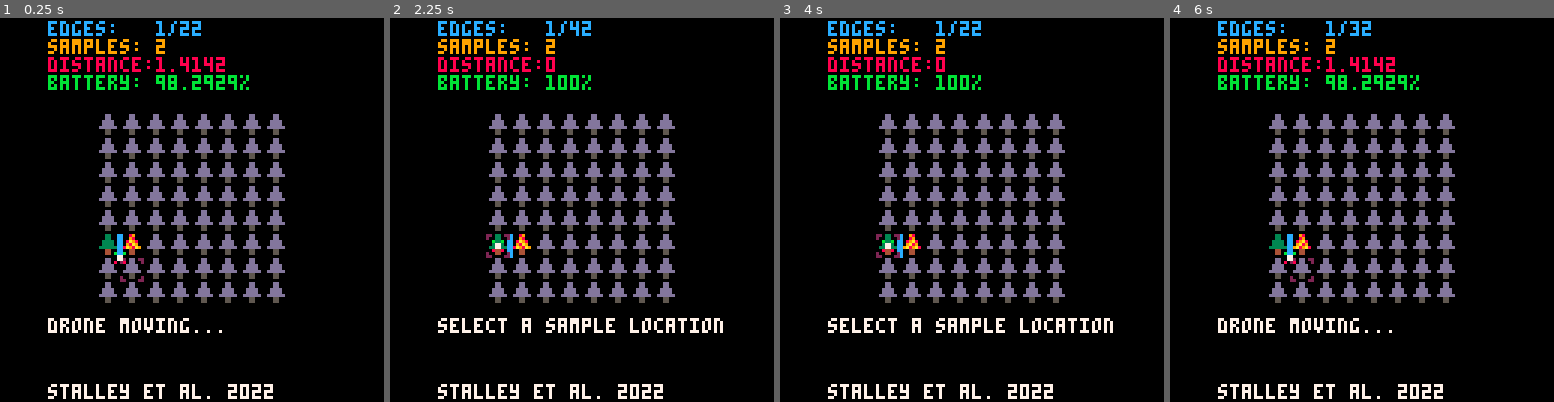
Above: before the commit, frames 1-4 (left to right).
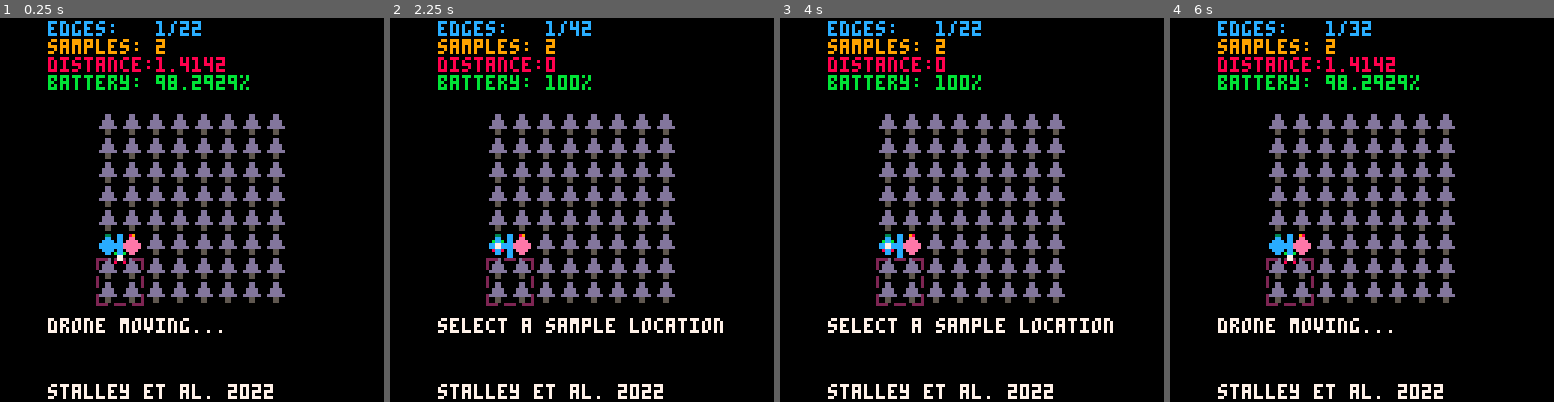
Above: after the commit, the same moments.

Repository: sstalley/p8cup
Game: PICO-8 cartridge nft.p8
Two runs of this game, one before a commit and one after it. Both use one fixed random seed, a clock stepped at 60 frames per second and the inputs below.
Inputs:
- Up to frame 1 (0.25 s): no input
- Up to frame 2 (2.25 s): tap O (Z key) at 0.33, 0.7, 1.43, 2.22 s; tap X (X key) at 1.07, 2.07 s; hold Left from 1.97 s (still down)
- Up to frame 3 (4 s): release Left at 2.37 s; tap X (X key) every 0.33 s from 2.4 to 3.73 s; hold Down 2.42-2.82 s; hold Right 2.87-3.53 s; tap O (Z key) at 3.1, 3.98 s; hold Up from 3.58 s (still down)
- Up to frame 4 (6 s): tap X (X key) every 0.33 s from 4.07 to 5.73 s; release Up at 4.08 s; hold Right 4.13-4.53 s; hold Down 4.58-5.08 s; tap O (Z key) at 4.87, 5.75 s; hold Left 5.13-5.8 s; hold Up from 5.85 s (still down)

The runs differ from the first frame. In frame 1, 0.5% of the frame differs, in the area x 25-38%, y 57-75%; in frame 2, 0.6%, in the area x 25-38%, y 56-75%; in frame 3, 0.6%; in frame 4, 0.5%.

Commit message:
added drawcell call to display stuff when running in cup mode

Diff:
--- a/nft.p8
+++ b/nft.p8
@@ -310,6 +310,19 @@
  spr(4, offsetx+cx*8, offsety+cy*8)
 end
 
+function drawcell()
+ -- cell
+ spr(17, offsetx+ cellx   *8, offsety+ celly   *8)
+ spr(17, offsetx+(cellx+1)*8, offsety+ celly   *8, 1, 1, true)
+ spr(17, offsetx+(cellx+1)*8, offsety+(celly+1)*8, 1, 1, true,  true)
+ spr(17, offsetx+ cellx   *8, offsety+(celly+1)*8, 1, 1, false, true)
+
+ -- a & b
+ spr(18, offsetx+ax*8, offsety+ay*8)
+ spr(19, offsetx+bx*8, offsety+by*8)
+
+end
+
 function drawdrone()
  ts = (time() / flashitvl) % 2
 
@@ -370,7 +383,12 @@
  cls()
  drawedges()
  drawmap()
- drawcurse()
+ if playing then
+  drawcurse()
+ else
+  drawcell()
+ end
+
  drawdrone()
  print('edges:   '..fedges..'/'..tedges,16, 1, 12)
  print('samples: '..samples, 16, 1+6, 9)
@@ -393,14 +411,14 @@
 0080080000044000000440000005500000000000000cc00000000000000000000000000000000000000000000000000000000000000000000000000000000000
 0000000000044000000440000005500020000002000cc00000000000000000000000000000000000000000000000000000000000000000000000000000000000
 0000000000000000000000000000000022000022000cc00000000000000000000000000000000000000000000000000000000000000000000000000000000000
-00000000000000000000000000000000000000000000000000000000000000000000000000000000000000000000000000000000000000000000000000000000
-0aa00aa0000000000000000000000000000000000000000000000000000000000000000000000000000000000000000000000000000000000000000000000000
-0aa00aa0000000000000000000000000000000000000000000000000000000000000000000000000000000000000000000000000000000000000000000000000
-00077000000000000000000000000000000000000000000000000000000000000000000000000000000000000000000000000000000000000000000000000000
-00077000000000000000000000000000000000000000000000000000000000000000000000000000000000000000000000000000000000000000000000000000
-00800800000000000000000000000000000000000000000000000000000000000000000000000000000000000000000000000000000000000000000000000000
-00000000000000000000000000000000000000000000000000000000000000000000000000000000000000000000000000000000000000000000000000000000
-00000000000000000000000000000000000000000000000000000000000000000000000000000000000000000000000000000000000000000000000000000000
+00000000222200220000000000000000000000000000000000000000000000000000000000000000000000000000000000000000000000000000000000000000
+0aa00aa020000000000cc000000ee000000000000000000000000000000000000000000000000000000000000000000000000000000000000000000000000000
+0aa00aa02000000000cccc0000eeee00000000000000000000000000000000000000000000000000000000000000000000000000000000000000000000000000
+00077000200000000cccccc00eeeeee0000000000000000000000000000000000000000000000000000000000000000000000000000000000000000000000000
+00077000000000000cccccc00eeeeee0000000000000000000000000000000000000000000000000000000000000000000000000000000000000000000000000
+008008000000000000cccc0000eeee00000000000000000000000000000000000000000000000000000000000000000000000000000000000000000000000000
+0000000020000000000cc000000ee000000000000000000000000000000000000000000000000000000000000000000000000000000000000000000000000000
+00000000200000000000000000000000000000000000000000000000000000000000000000000000000000000000000000000000000000000000000000000000
 00000000000000000000000000000000000000000000000000000000000000000000000000000000000000000000000000000000000000000000000000000000
 00000000000000000000000000000000000000000000000000000000000000000000000000000000000000000000000000000000000000000000000000000000
 00b00b00000000000000000000000000000000000000000000000000000000000000000000000000000000000000000000000000000000000000000000000000
